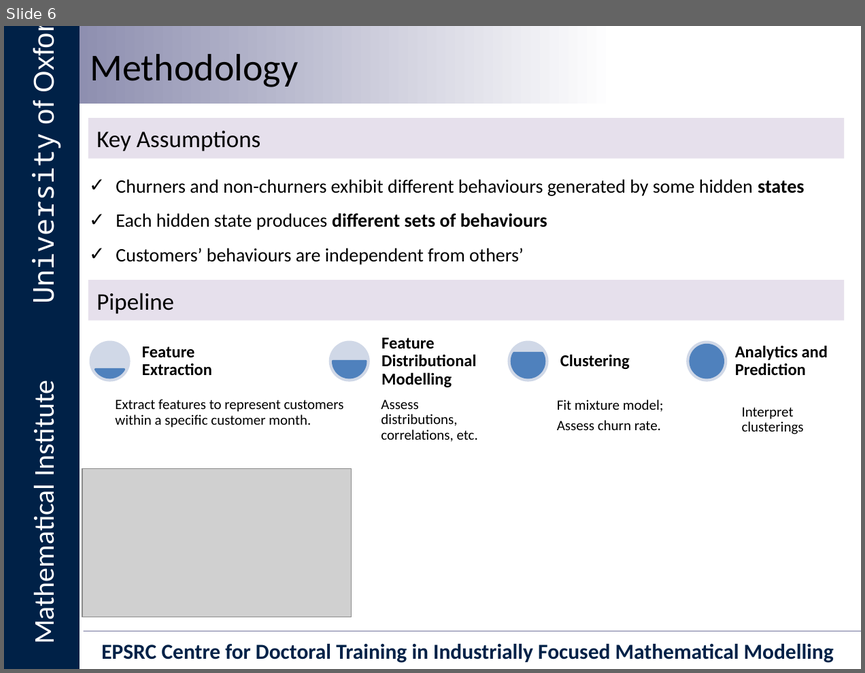
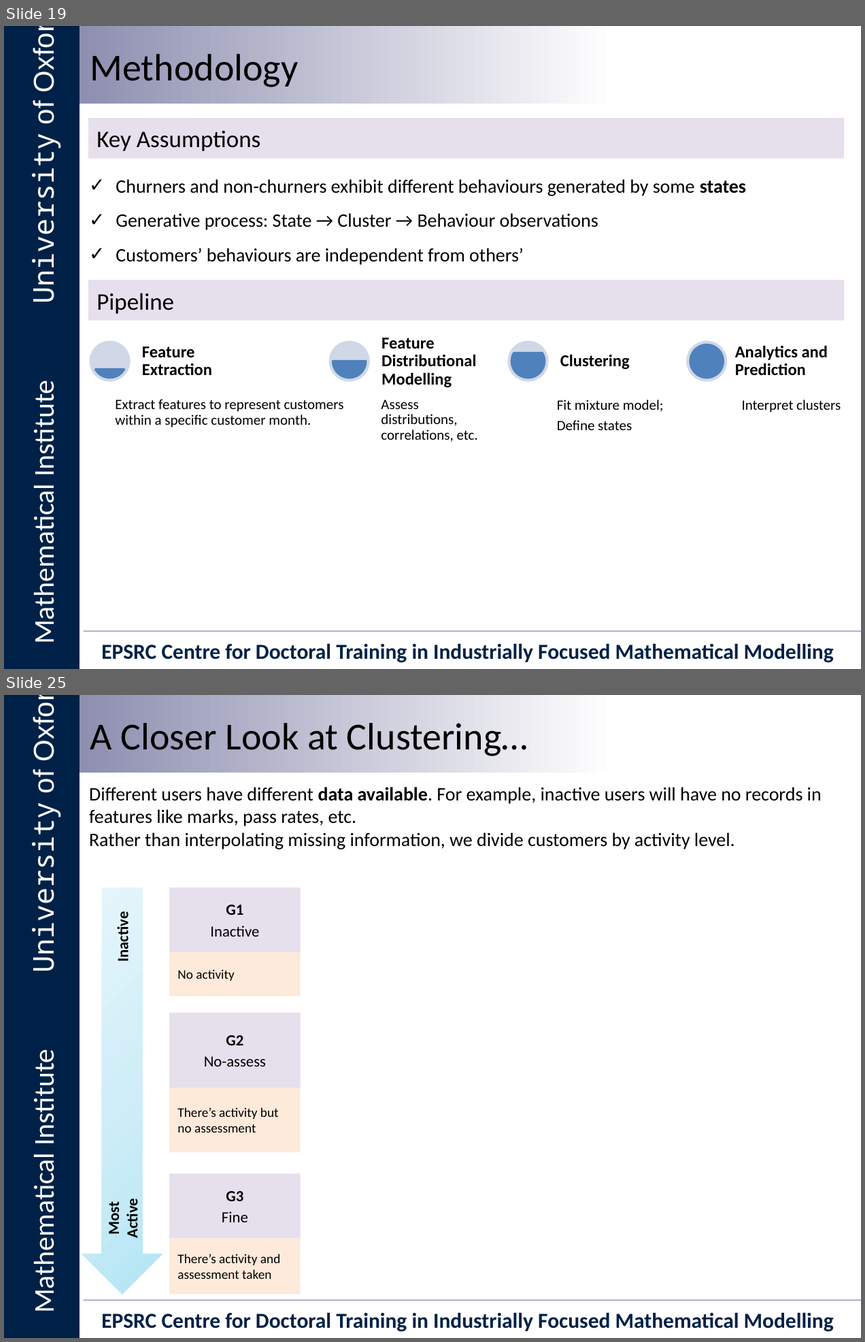
Before and after one commit to vicaws/Whizz, a slide deck: Slides/Whizz_oxford.pptx. Shown one above the other, each under a label of ours: slide 6 before the commit, slides 19 and 25 after it; the slides between them are not shown. The pictures are 865x673 and 865x1342 pixels, drawn with LibreOffice and Linux fonts; fonts in the diff are those of the drawing; grey boxes stand for pictures; background and template pictures are left out. Boxes give left, top, right and bottom in pixels: in the first picture for what was removed or moved away, otherwise in the second. Text is boxed around its words. In the diff, an @@ line names an element or a change of style, - is before the commit and + after.

```diff
--- a/Slides/Whizz_oxford.pptx
+++ b/Slides/Whizz_oxford.pptx
@@ slide 25 added at [4,695,861,1338], background #FFFFFF; not listed: 6 template elements that a slide beside it also shows @@
@@ title added at [90,723,528,756], 32 pt, text #000000 @@
+A Closer Look at Clustering…
@@ text added at [89,787,821,849], 16 pt, text #000000 @@
+Different users have different data available. For example, inactive users will have no records in features like marks, pass rates, etc.
+Rather than interpolating missing information, we divide customers by activity level.
@@ right arrow added at [82,887,162,1293], fill gradient #B5E6F5 to #D0EEF8 to #E8F6FB @@
@@ rectangle added at [169,887,300,951], fill #E6E0EC, 13 pt, text #000000 @@
+G1
+Inactive
@@ text added at [113,916,133,960], 13 pt, text #000000, bold @@
+Inactive
@@ rectangle added at [169,952,300,996], fill #FDEADA, 11 pt, text #000000 @@
+No activity
@@ rectangle added at [169,1012,300,1087], fill #E6E0EC, 13 pt, text #000000 @@
+G2
+No-assess
@@ rectangle added at [169,1087,300,1152], fill #FDEADA, 11 pt, text #000000 @@
+There’s activity but no assessment
@@ rectangle added at [169,1173,300,1238], fill #E6E0EC, 13 pt, text #000000 @@
+G3
+Fine
@@ text added at [104,1202,142,1237], 13 pt, text #000000, bold @@
+Most Active
@@ rectangle added at [169,1238,300,1294], fill #FDEADA, 11 pt, text #000000 @@
+There’s activity and assessment taken
@@ what was slide 6 is now slide 19 @@
@@ slide 19 changed as well @@
@@ text at [116,179,746,230]: text changed @@
-✓ Churners and non-churners exhibit different behaviours generated by some hidden states
-✓ Each hidden state produces different sets of behaviours
+✓ Churners and non-churners exhibit different behaviours generated by some states
+✓ Generative process: State → Cluster → Behaviour observations
@@ text at [742,399,840,412]: text changed @@
-Interpret clusterings
+Interpret clusters
@@ text at [557,420,632,430]: text changed @@
-Assess churn rate.
+Define states
@@ picture removed at [82,468,351,616] @@
```
Also in this commit, not shown: 5 other slides changed, 43 other slides added, 4 slides removed, 24 other files.
